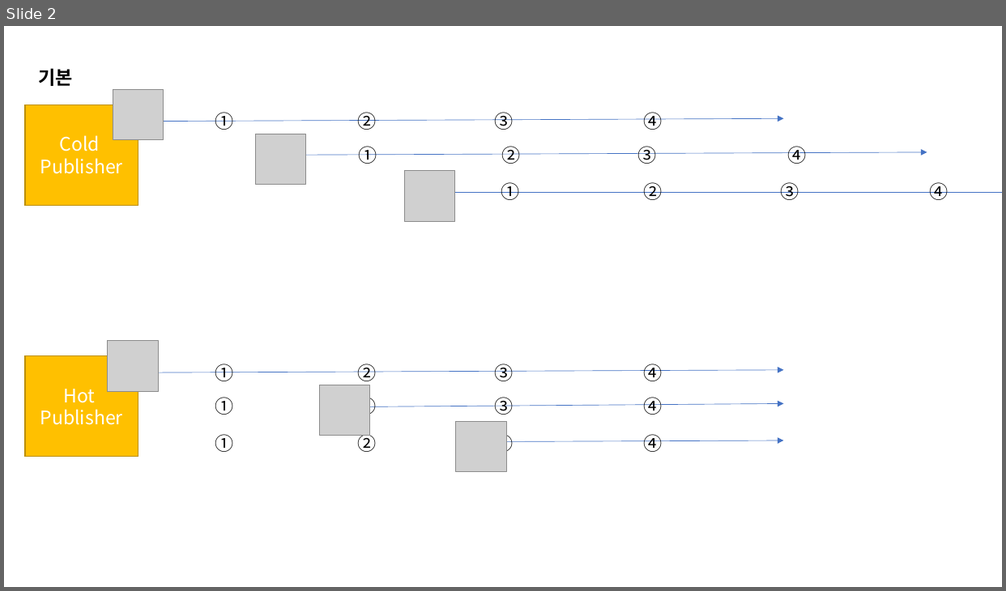
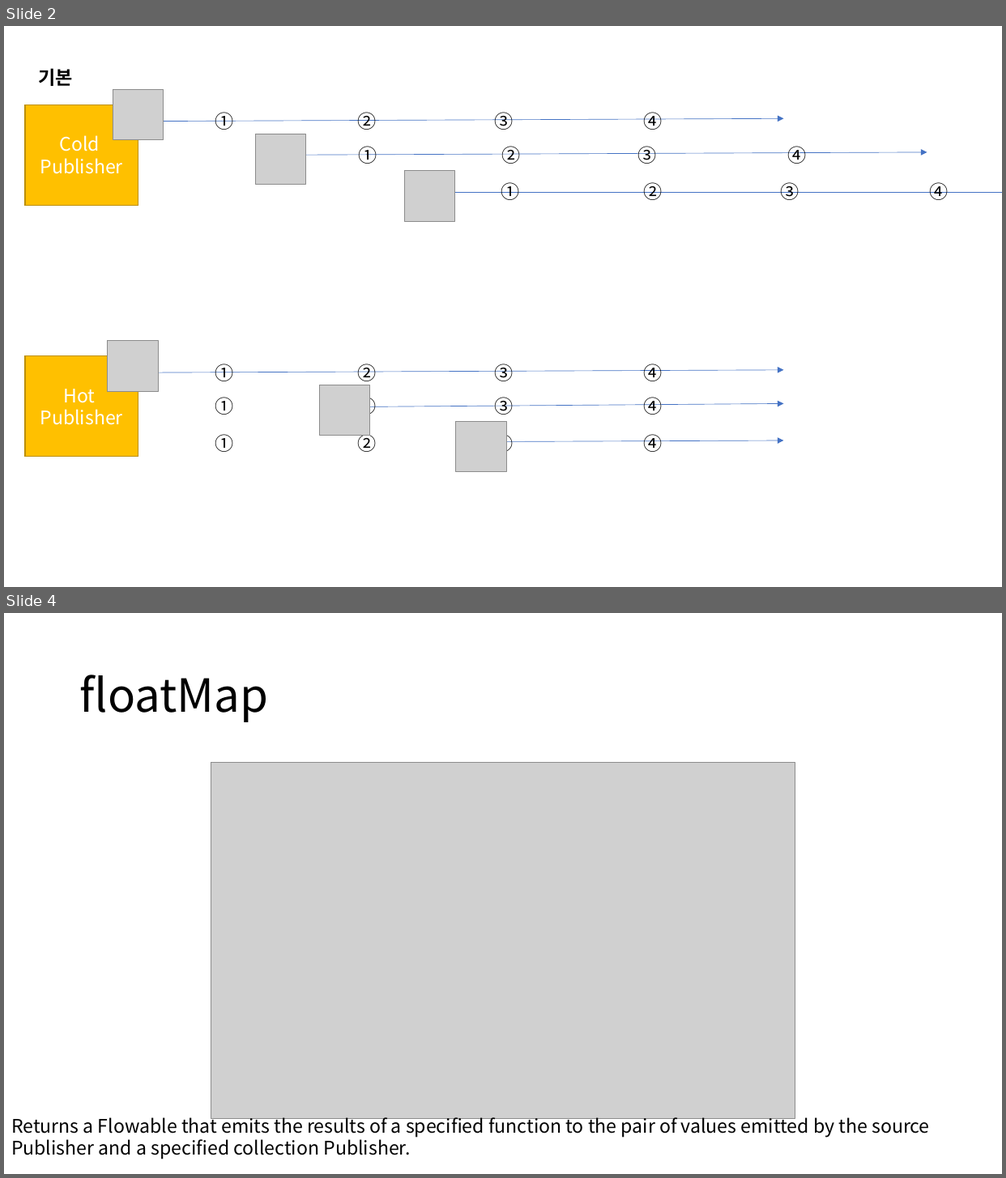
Before and after one commit to parkseungchul/RxJava, a slide deck: RxJava.pptx. Shown one above the other, each under a label of ours: slide 2 before the commit, slides 2 and 4 after it; the slides between them are not shown. The pictures are 1006x591 and 1006x1178 pixels, drawn with LibreOffice and Linux fonts; fonts in the diff are those of the drawing; grey boxes stand for pictures. Boxes give left, top, right and bottom in pixels: in the first picture for what was removed or moved away, otherwise in the second. Text is boxed around its words. In the diff, an @@ line names an element or a change of style, - is before the commit and + after.

```diff
--- a/RxJava.pptx
+++ b/RxJava.pptx
@@ slide 4 added at (x1=4, y1=613, x2=1002, y2=1174), background #FFFFFF @@
@@ title added at (x1=80, y1=675, x2=269, y2=722), 44 pt, text #000000 @@
+floatMap
@@ picture added at (x1=211, y1=763, x2=795, y2=1119) @@
@@ text added at (x1=11, y1=1114, x2=930, y2=1160), 18 pt, text #000000 @@
+Returns a Flowable that emits the results of a specified function to the pair of values emitted by the source Publisher and a specified collection Publisher.
```
Also in this commit, not shown: 2 other slides added, 1 slide removed, 1 other file.
